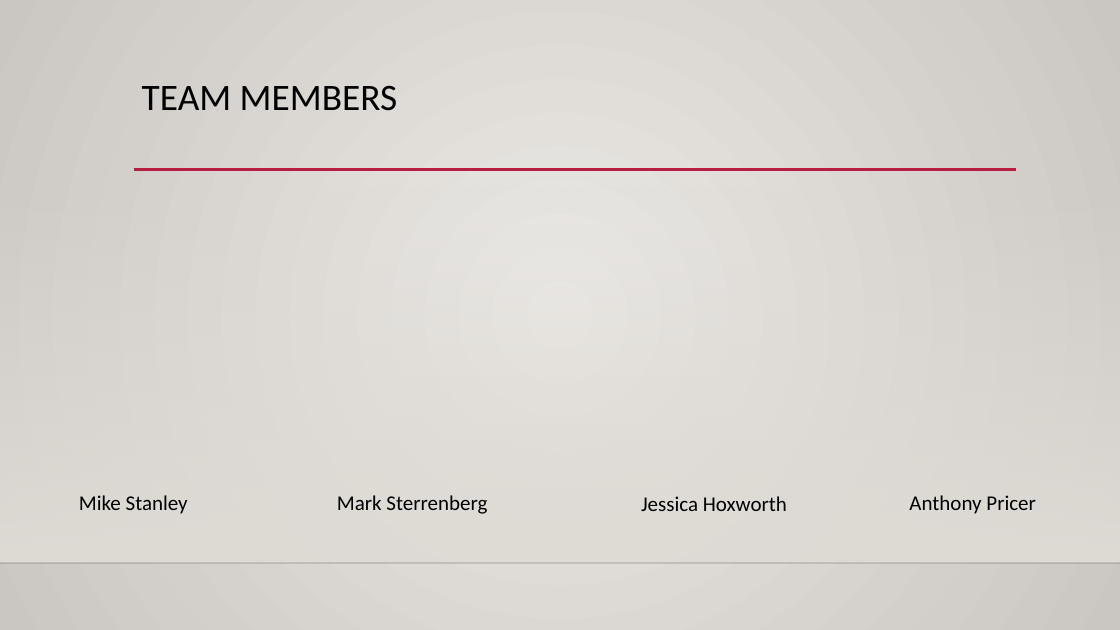
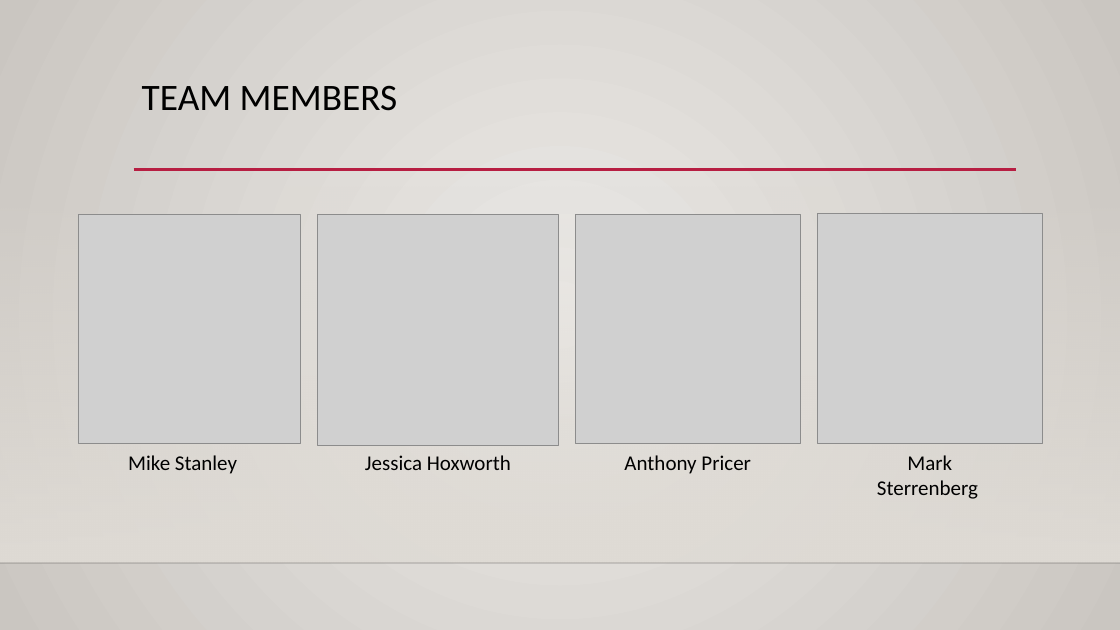
Before and after one commit to MR-Stan/Look-Out, a slide deck: slide 2 of Project2_Presentation_Material.pptx (slide 3 before the commit). Drawn at 1120x630 pixels with LibreOffice and Linux fonts; fonts in the diff are those of the drawing; grey boxes stand for pictures; background and template pictures are left out. Boxes give left, top, right and bottom in pixels: in the first picture for what was removed or moved away, otherwise in the second. Text is boxed around its words. In the diff, an @@ line names an element or a change of style, - is before the commit and + after.

```diff
--- a/Project2_Presentation_Material.pptx
+++ b/Project2_Presentation_Material.pptx
@@ group added at box(78, 213, 1043, 444): 4 pictures @@
@@ text "Mike Stanley": place and size @@
-text "Mike Stanley" at box(79, 495, 188, 514)
+text "Mike Stanley" at box(128, 455, 237, 474)
@@ text "Jessica Hoxworth": place and size @@
-text "Jessica Hoxworth" at box(641, 496, 787, 511)
+text "Jessica Hoxworth" at box(365, 455, 511, 470)
@@ text "Anthony Pricer": place and size @@
-text "Anthony Pricer" at box(909, 495, 1036, 514)
+text "Anthony Pricer" at box(624, 455, 751, 474)
@@ text "Mark Sterrenberg" rewrapped from box(337, 495, 487, 514) to box(877, 455, 978, 499) @@
```
Also in this commit, not shown: 3 other slides changed, 1 slide added, 2 slides removed, 11 other files.
